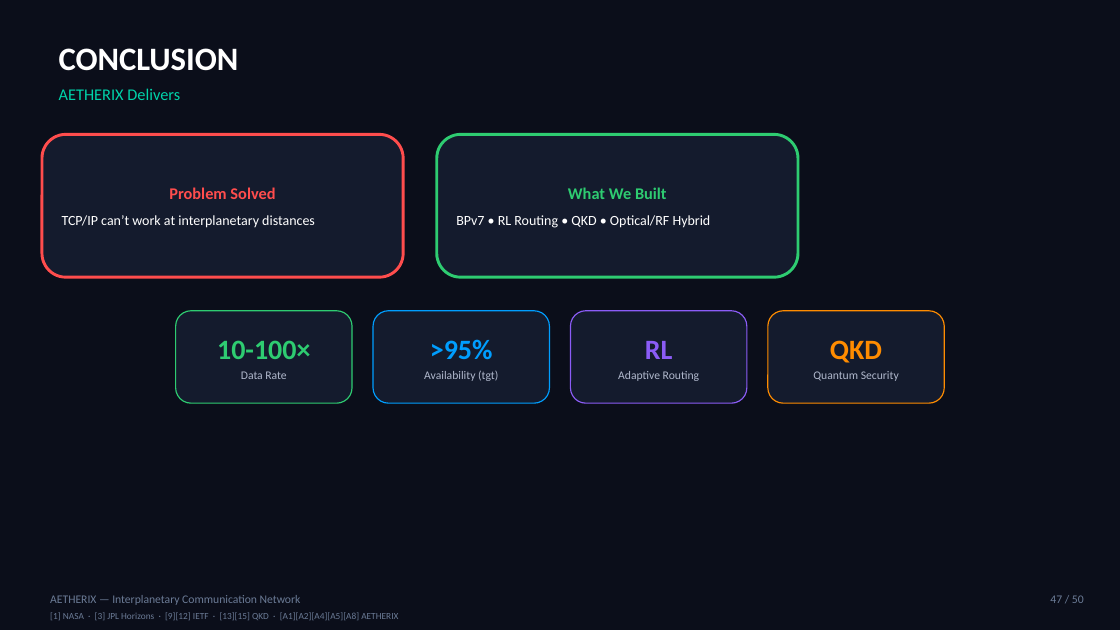
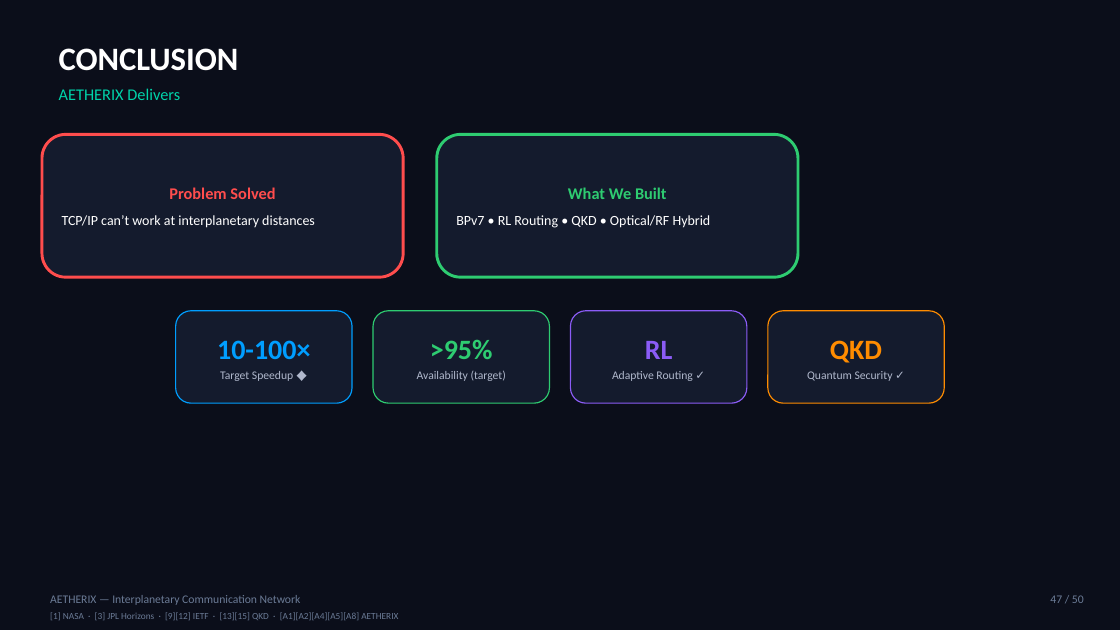
Before and after one commit to matx104/AETHERIX, a slide deck: slide 47 of docs/downloads/AETHERIX_Presentation.pptx. Drawn at 1120x630 pixels with LibreOffice and Linux fonts; fonts in the diff are those of the drawing. Boxes give left, top, right and bottom in pixels: in the first picture for what was removed or moved away, otherwise in the second. Text is boxed around its words. In the diff, an @@ line names an element or a change of style, - is before the commit and + after.

```diff
--- a/docs/downloads/AETHERIX_Presentation.pptx
+++ b/docs/downloads/AETHERIX_Presentation.pptx
@@ rounded rectangle "10-100×" at (176,311,352,403): outline #2ECC71 1 pt to #009EFF 1 pt @@
@@ rounded rectangle ">95%" at (373,311,549,403): outline #009EFF 1 pt to #2ECC71 1 pt @@
@@ text in rounded rectangle at (217,340,310,359): text colour #2ECC71 to #009EFF in "10-100×" @@
@@ text in rounded rectangle at (430,339,493,359): text colour #009EFF to #2ECC71 in ">95%" @@
@@ text in rounded rectangle at (220,371,293,381): text changed @@
-Data Rate
+Target Speedup ♦
@@ text in rounded rectangle at (417,371,506,381): text changed @@
-Availability (tgt)
+Availability (target)
@@ text in rounded rectangle at (612,371,692,381): text changed @@
-Adaptive Routing
+Adaptive Routing ✓
@@ text in rounded rectangle at (807,371,893,381): text changed @@
-Quantum Security
+Quantum Security ✓
```
Also in this commit, not shown: 6 other slides changed, 12 other files.
